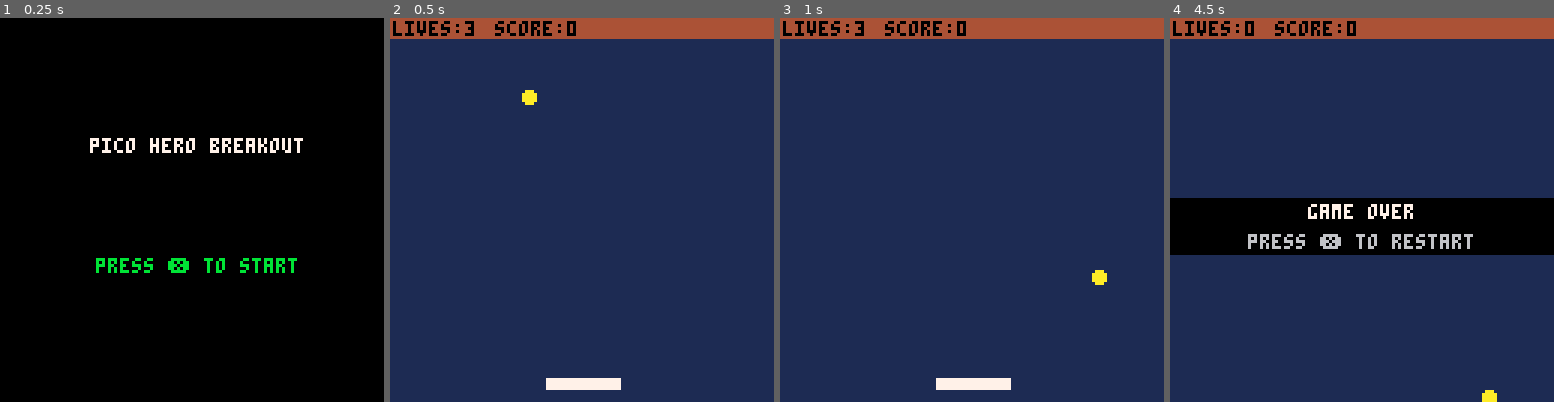
Above: before the commit, frames 1-4 (left to right).
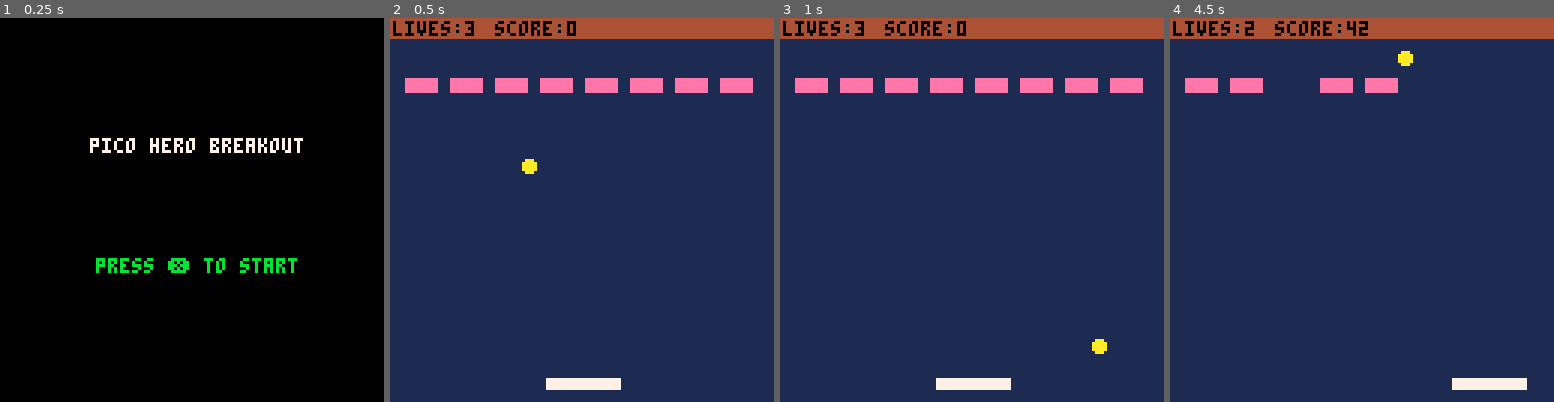
Above: after the commit, the same moments.

Repository: onemanwenttomow/learning-pico-8
Game: PICO-8 cartridge breakoutclone.pb.p8
Two runs of this game, one before a commit and one after it. Both use one fixed random seed, a clock stepped at 60 frames per second and the inputs below.
Inputs:
- Up to frame 1 (0.25 s): no input
- Up to frame 2 (0.5 s): tap X (X key) at 0.33 s
- Up to frame 3 (1 s): no input
- Up to frame 4 (4.5 s): tap X (X key) at 1.07, 1.85, 2.97, 4.08 s; hold Right 1.6-2.1 s; hold Right 2.47-3.03 s; hold Left 3.08-3.58 s; hold Right from 4.02 s (still down)

Frame 1 is identical in both runs. In frame 2, 2.9% of the frame differs, in the area x 3-95%, y 15-41%; in frame 3, 2.9%; in frame 4, 17%, in the area x 0-100%, y 0-100%.

Commit message:
learned loops in lua

Diff:
--- a/breakoutclone.pb.p8
+++ b/breakoutclone.pb.p8
@@ -50,6 +50,7 @@
 	end
 
 	pad_x+=pad_dx
+	pad_x=mid(0,pad_x, 127-pad_w)
 
 	nextx = ball_x + ball_dx
 	nexty = ball_y + ball_dy
@@ -80,8 +81,24 @@
 	 end
 	 sfx(1)
 	 points+=1
-
-	end
+	end
+
+	-- check if ball hit brick
+	for i=1,#brick_x do
+		if brick_v[i] and ball_box(nextx, nexty,brick_x[i], brick_y[i], brick_w, brick_h) then
+			-- deal with collision
+			-- find out in which direction to deflect
+	 	if	deflx_ballbox(ball_x,ball_y,ball_dx,ball_dy,brick_x[i],brick_y[i],brick_w,brick_h) then
+	 		ball_dx = -ball_dx
+		 else
+	 		ball_dy = -ball_dy
+		 end
+		 sfx(3)
+		 brick_v[i]=false
+		 points+=10
+		end
+	end
+
 
 	ball_x=nextx
 	ball_y=nexty
@@ -100,9 +117,10 @@
 
 function serveball()
 	ball_x=30
-	ball_y=10
+	ball_y=33
 	ball_dx=2
 	ball_dy=2
+
 end
 
 function update_start()
@@ -131,9 +149,19 @@
 end
 
 function draw_game()
+	local i
+
 	cls(1)
 	circfill(ball_x, ball_y, ball_r,10)
 	rectfill(pad_x, pad_y, pad_x + pad_w, pad_y + pad_h, pad_c)
+
+	--draw bricks
+	for i=1,#brick_x do
+		if brick_v[i] then
+ 		rectfill(brick_x[i], brick_y[i], brick_x[i] + brick_w, brick_y[i] + brick_h,14)
+		end
+	end
+
 
 	rectfill(0,0,127,6,4)
 	print("lives:"..lives,1,1,0)
@@ -150,12 +178,30 @@
 	pad_dx=0
 	pad_w=24
 	pad_h=3
-	pad_c = 7
-
-	lives = 3
-	points = 0
+	pad_c=7
+
+	brick_w=10
+	brick_h=4
+	buildbricks()
+
+
+
+	lives=3
+	points=0
 
 	serveball()
+end
+
+function buildbricks()
+	local i
+	brick_x={}
+	brick_y={}
+	brick_v={}
+	for i=1,8 do
+		add(brick_x,5+(i-1)*(brick_w+5))
+		add(brick_y,20)
+		add(brick_v,true)
+	end
 end
 
 function gameover()
Not shown, changed: the sound effects (__sfx__) section of breakoutclone.pb.p8
